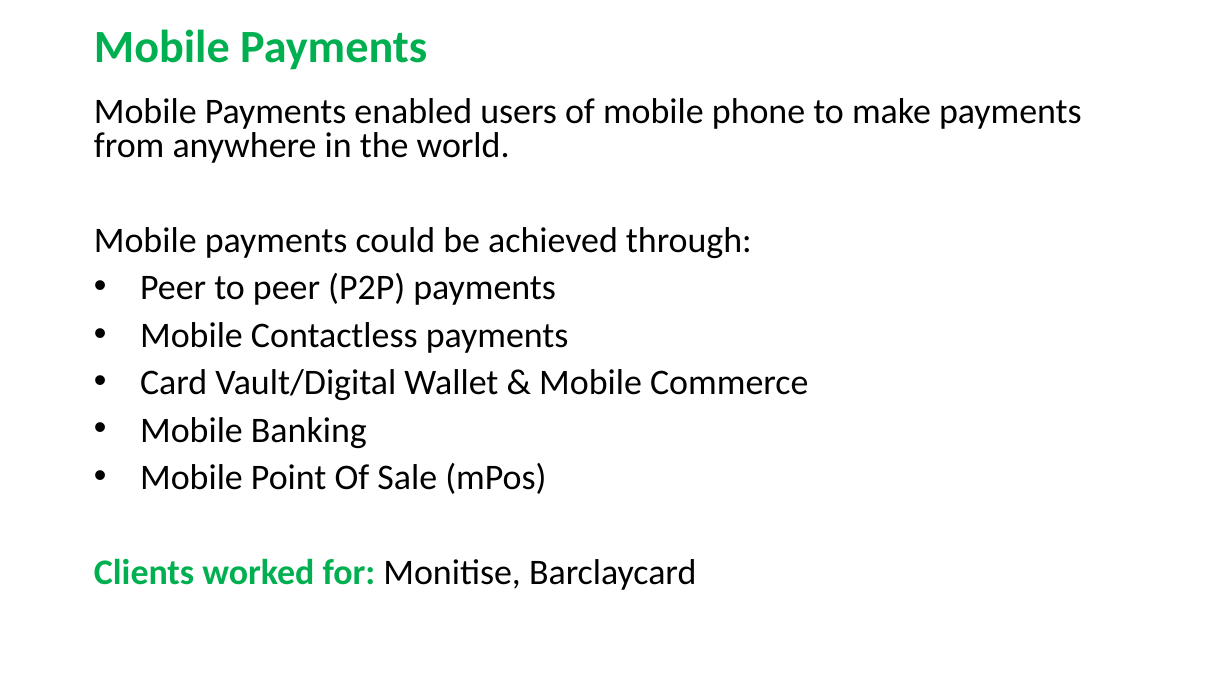
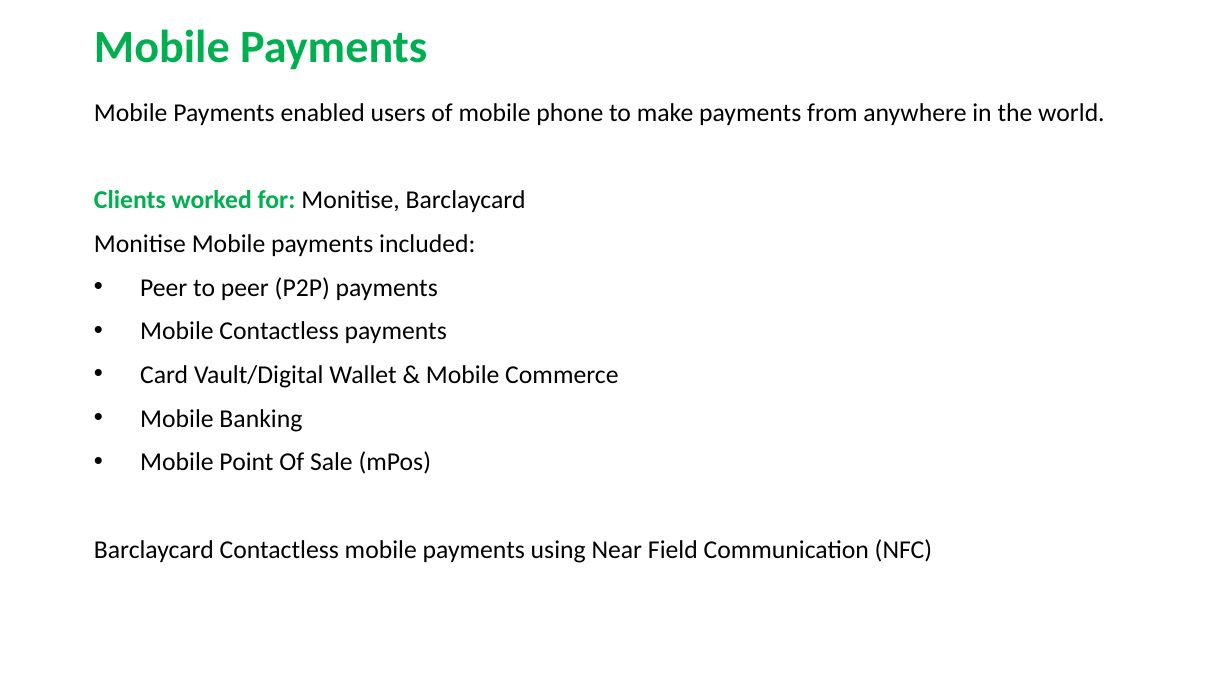
Before and after one commit to RaghavanKasthuri/Business-Analysis, a slide deck: slide 1 of Business Knowledge/Mobile Payments.pptx. Drawn at 1232x693 pixels with LibreOffice and Linux fonts; fonts in the diff are those of the drawing. Boxes give left, top, right and bottom in pixels: in the first picture for what was removed or moved away, otherwise in the second. Text is boxed around its words. In the diff, an @@ line names an element or a change of style, - is before the commit and + after.

```diff
--- a/Business Knowledge/Mobile Payments.pptx
+++ b/Business Knowledge/Mobile Payments.pptx
@@ text at [94, 103, 1104, 474]: size 28 to 20 pt in "Mobile Payments enabled users of mobile phone ...", "Peer to peer (P2P) payments", "Mobile Contactless payments", "Card Vault/Digital Wallet & Mobile Commerce" and 2 more places; line spacing 0.8 to 1 @@
@@ text at [94, 190, 526, 256]: text changed; size 28 to 20 pt @@
-Mobile payments could be achieved through:
+Clients worked for: Monitise, Barclaycard
+Monitise Mobile payments included:
@@ text at [94, 539, 932, 563]: text changed; size 28 to 20 pt @@
-Clients worked for: Monitise, Barclaycard
+Barclaycard Contactless mobile payments using Near Field Communication (NFC)
```
Also in this commit, not shown: 6 other files.
